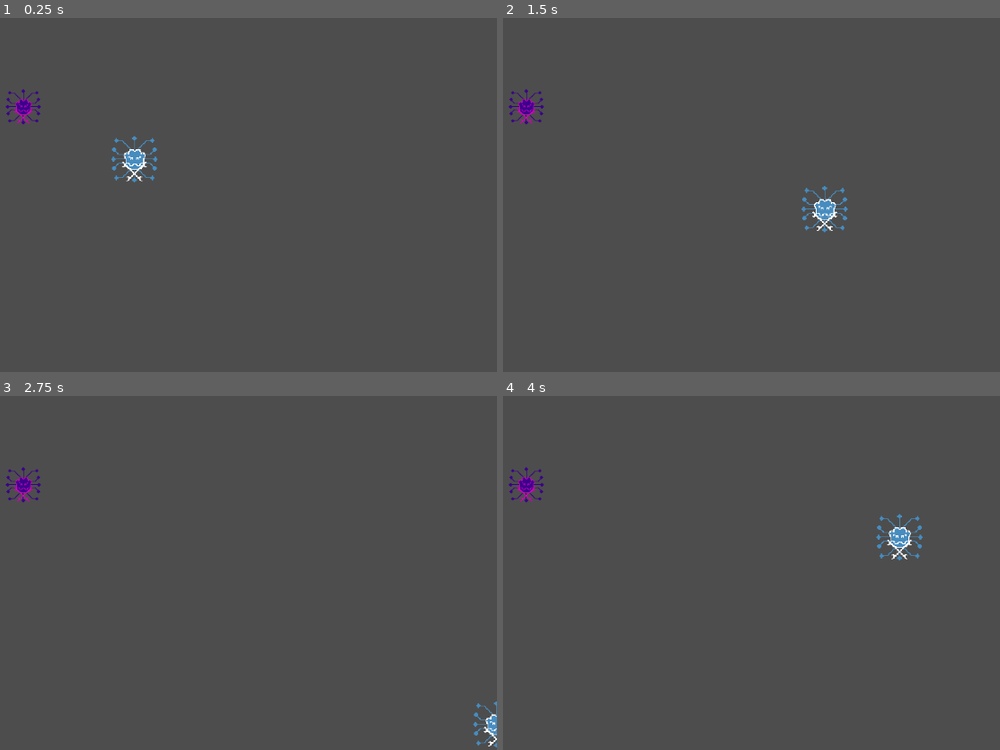
Above: before the commit, frames 1-4 (two rows, left to right).
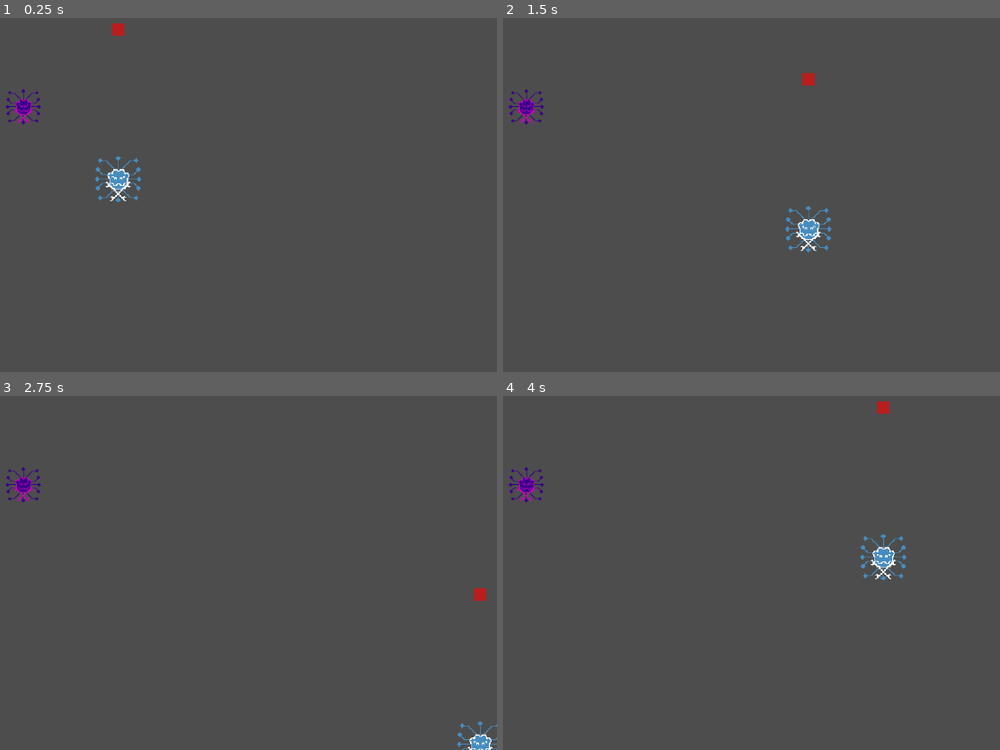
Above: after the commit, the same moments.

Repository: loteque/GoblinGame
Game: Godot game, scene res://main.tscn
Two runs of this game, one before a commit and one after it. Both use one fixed random seed, a clock stepped at 60 frames per second and the inputs below. The project has no main scene, so this scene is started directly.
Inputs:
- Up to frame 1 (0.25 s): no input
- Up to frame 2 (1.5 s): tap Enter at 0.5 s; hold D (right) 0.53-1.28 s; tap Space (throw, bound only after the commit) at 0.6, 1.35 s; hold S (down) from 1.28 s (still down)
- Up to frame 3 (2.75 s): release S (down) at 2.03 s; hold D (right) from 2.03 s (still down); tap Space (throw, bound only after the commit) at 2.1 s
- Up to frame 4 (4 s): release D (right) at 2.78 s; hold W (up) 2.78-3.53 s; tap Space (throw, bound only after the commit) at 2.85, 3.6 s; hold A (left) from 3.53 s (still down)

The runs differ from the first frame. In frame 1, 0.9% of the frame differs, in the area x 19-32%, y 1-53%; in frame 2, 0.9%; in frame 3, 0.5%; in frame 4, 0.9%.

Commit message:
player can throw npcs that are following, closes 13

Diff:
--- a/Actor.gd
+++ b/Actor.gd
@@ -1,10 +1,15 @@
 extends CharacterBody2D
 
 @export var move_speed: float
+@export var throw_multiplier: float
 @export var nav_agent: NavigationAgent2D
+@export var follow_area: Area2D
+@export var collision: CollisionShape2D
 
 var has_target: bool = false
-var target: CharacterBody2D
+var target: Node2D
+var throw_target: Marker2D
+
 
 func _ready() -> void:
     nav_agent.velocity_computed.connect(Callable(_on_velocity_computed))
@@ -14,17 +19,32 @@
 
 func _physics_process(_delta):
 
-    if has_target:
+    if has_target or throw_target:
 
         set_movement_target(target.global_transform.origin)
 
-    if nav_agent.is_navigation_finished(): return
+    if nav_agent.is_navigation_finished():
+        if !follow_area.monitoring:
+            follow_area.monitoring = true
+            set_collision_layer(1)
+            set_collision_mask(1)
+            target = self
+        return
 
     var next_path_position: Vector2 = nav_agent.get_next_path_position()
     var new_velocity: Vector2 = global_position.direction_to(next_path_position) * move_speed
+    if !follow_area.monitoring:
+        new_velocity = new_velocity * throw_multiplier
 
     _on_velocity_computed(new_velocity)
 
+
+func _input(event):
+    if event.is_action("throw") and has_target:
+        follow_area.monitoring = false
+        set_collision_layer(0)
+        set_collision_mask(0)
+        target = throw_target
 
 func _on_velocity_computed(safe_velocity: Vector2):
     velocity = safe_velocity
@@ -36,6 +56,7 @@
     if body.is_in_group("Player"):
         has_target = true
         target = body
+        throw_target = body.throw_target
 
 
 func _on_follow_area_body_exited(body:Node2D):
--- a/PlayerCharacter.gd
+++ b/PlayerCharacter.gd
@@ -1,6 +1,7 @@
 extends CharacterBody2D
 
 @export var speed = 400
+@export var throw_target: Marker2D
 
 func get_input():
     var input_direction = Input.get_vector("left", "right", "up", "down")
--- a/actor.tscn
+++ b/actor.tscn
@@ -9,12 +9,15 @@
 [sub_resource type="CircleShape2D" id="CircleShape2D_v1do6"]
 radius = 131.0
 
-[node name="Agent" type="CharacterBody2D" node_paths=PackedStringArray("nav_agent")]
+[node name="aw" type="CharacterBody2D" node_paths=PackedStringArray("nav_agent", "follow_area", "collision")]
 motion_mode = 1
 wall_min_slide_angle = 0.0
 script = ExtResource("1_5a1ut")
 move_speed = 320.0
+throw_multiplier = 2.3
 nav_agent = NodePath("NavigationAgent2D")
+follow_area = NodePath("FollowArea")
+collision = NodePath("CollisionShape2D")
 
 [node name="CollisionShape2D" type="CollisionShape2D" parent="."]
 shape = SubResource("RectangleShape2D_moct4")
--- a/main.tscn
+++ b/main.tscn
@@ -12,6 +12,7 @@
 [node name="Main" type="Node2D"]
 
 [node name="PlayerCharacter" parent="." groups=["Player"] instance=ExtResource("1_rjx7k")]
+position = Vector2(545, 339)
 
 [node name="Actor" parent="." instance=ExtResource("2_7cfec")]
 position = Vector2(393, 223)
--- a/player_character.tscn
+++ b/player_character.tscn
@@ -6,9 +6,9 @@
 [sub_resource type="RectangleShape2D" id="RectangleShape2D_qeufm"]
 size = Vector2(41, 41)
 
-[node name="PlayerCharacter" type="CharacterBody2D"]
-position = Vector2(571, 307)
+[node name="PlayerCharacter" type="CharacterBody2D" node_paths=PackedStringArray("throw_target")]
 script = ExtResource("1_k6ex4")
+throw_target = NodePath("Marker2D")
 
 [node name="CollisionShape2D" type="CollisionShape2D" parent="."]
 position = Vector2(-0.5, -0.5)
@@ -18,3 +18,20 @@
 texture_filter = 1
 scale = Vector2(0.6, 0.6)
 texture = ExtResource("2_2qsjb")
+
+[node name="Marker2D" type="Marker2D" parent="."]
+position = Vector2(0, -240)
+
+[node name="ColorRect" type="ColorRect" parent="Marker2D"]
+anchors_preset = 8
+anchor_left = 0.5
+anchor_top = 0.5
+anchor_right = 0.5
+anchor_bottom = 0.5
+offset_left = -10.0
+offset_top = -10.0
+offset_right = 10.0
+offset_bottom = 10.0
+grow_horizontal = 2
+grow_vertical = 2
+color = Color(1, 0, 0, 0.6)
--- a/project.godot
+++ b/project.godot
@@ -46,3 +46,9 @@
 , Object(InputEventJoypadMotion,"resource_local_to_scene":false,"resource_name":"","device":-1,"axis":0,"axis_value":1.0,"script":null)
 ]
 }
+throw={
+"deadzone": 0.5,
+"events": [Object(InputEventKey,"resource_local_to_scene":false,"resource_name":"","device":-1,"window_id":0,"alt_pressed":false,"shift_pressed":false,"ctrl_pressed":false,"meta_pressed":false,"pressed":false,"keycode":0,"physical_keycode":32,"key_label":0,"unicode":32,"echo":false,"script":null)
+, Object(InputEventJoypadButton,"resource_local_to_scene":false,"resource_name":"","device":-1,"button_index":2,"pressure":0.0,"pressed":true,"script":null)
+]
+}
